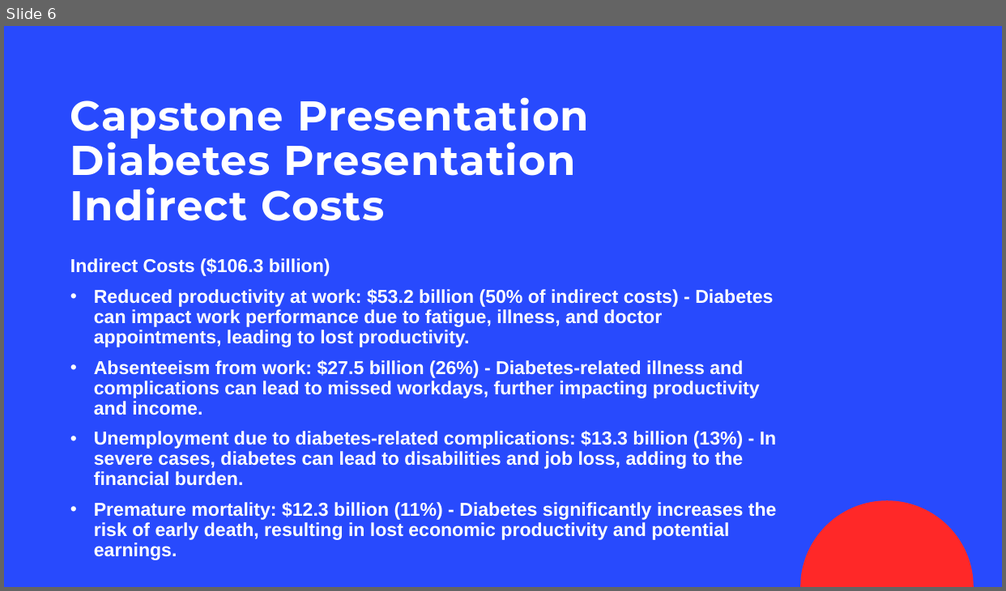
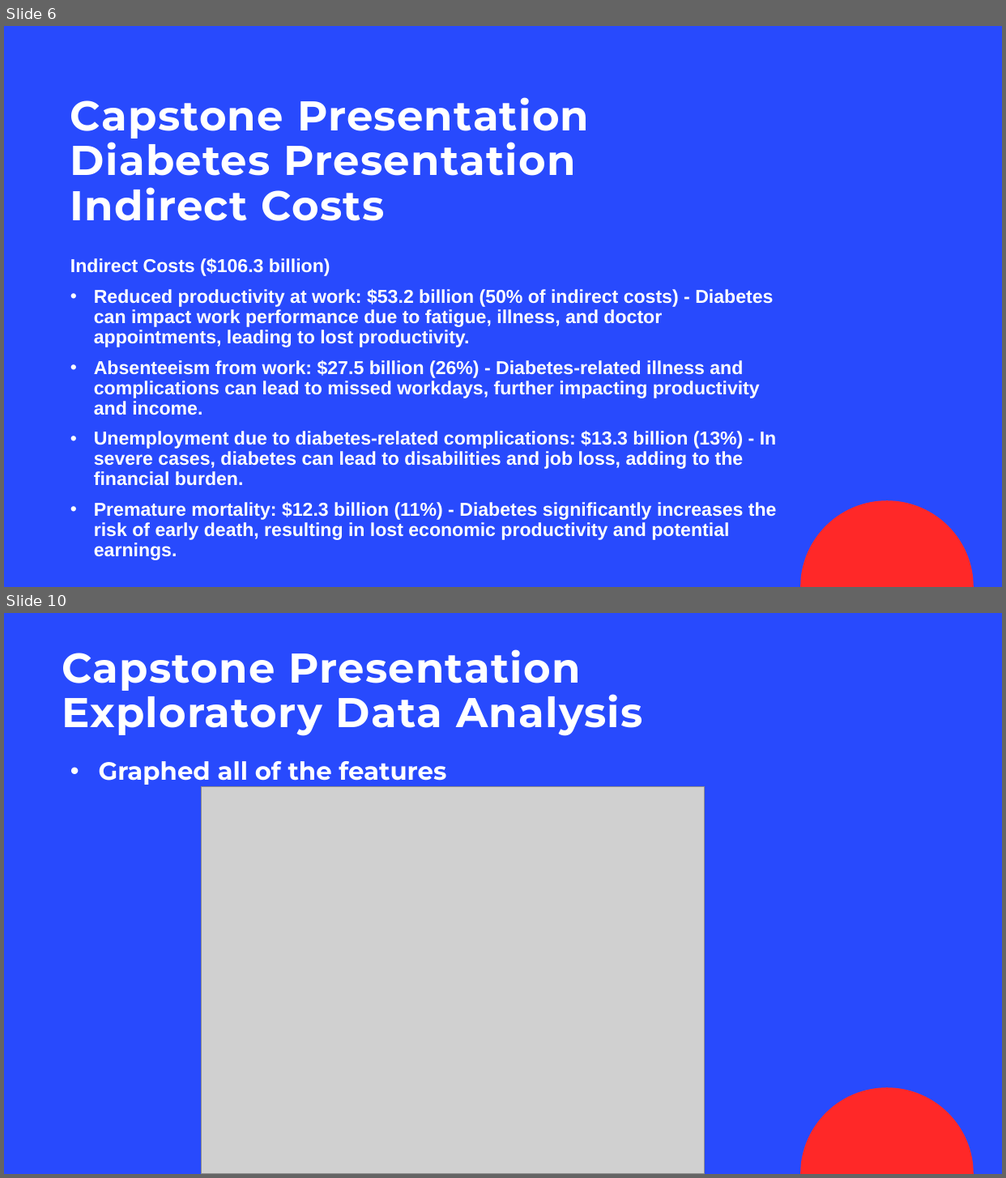
Before and after one commit to lykkelig/Capstone-Two, a slide deck: Capstone_Presentation.pptx. Shown one above the other, each under a label of ours: slide 6 before the commit, slides 6 and 10 after it; the slides between them are not shown. The pictures are 1006x591 and 1006x1178 pixels, drawn with LibreOffice and Linux fonts; fonts in the diff are those of the drawing; grey boxes stand for pictures; background and template pictures are left out. Boxes give left, top, right and bottom in pixels: in the first picture for what was removed or moved away, otherwise in the second. Text is boxed around its words. In the diff, an @@ line names an element or a change of style, - is before the commit and + after.

Commit message:
Update Capstone_Presentation.pptx
Updated presentation

```diff
--- a/Capstone_Presentation.pptx
+++ b/Capstone_Presentation.pptx
@@ slide 10 added at <box>4,613,1002,1174</box>, background #284AFD; not listed: 1 template element that a slide beside it also shows @@
@@ title added at <box>62,649,643,736</box>, 40 pt, text #FFFFFF, bold @@
+Capstone Presentation
+Exploratory Data Analysis
@@ subtitle added at <box>99,761,446,785</box>, 24 pt, text #FFFFFF, bold @@
+• Graphed all of the features
@@ picture added at <box>201,786,704,1174</box> @@
```
Also in this commit, not shown: 15 other slides added, 1 slide removed.
